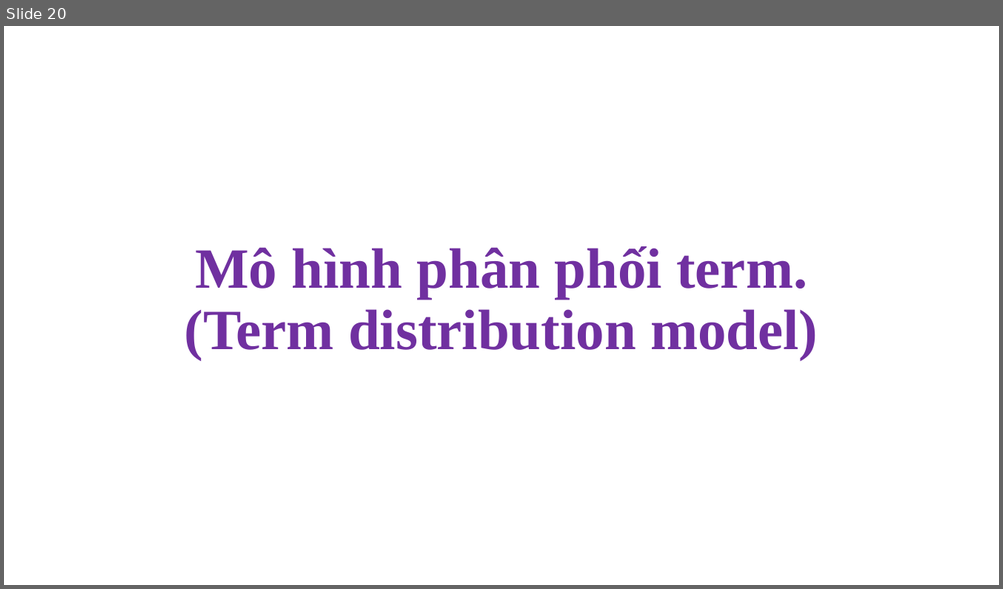
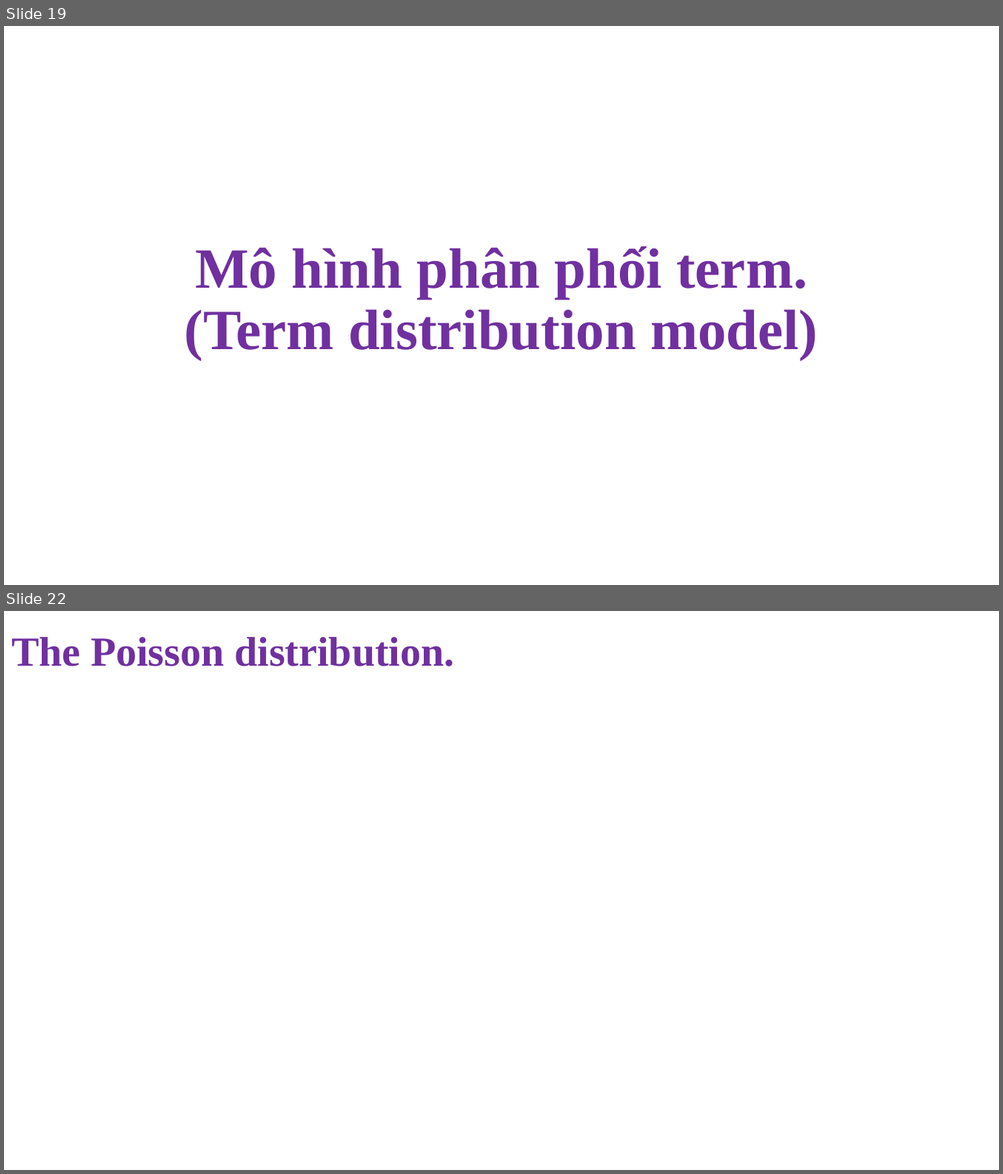
Before and after one commit to NghiLamPhuc/NLP., a slide deck: IR/Presentation1.pptx. Shown one above the other, each under a label of ours: slide 20 before the commit, slides 19 and 22 after it; the slides between them are not shown. The pictures are 1003x589 and 1003x1174 pixels, drawn with LibreOffice and Linux fonts; fonts in the diff are those of the drawing. Boxes give left, top, right and bottom in pixels: in the first picture for what was removed or moved away, otherwise in the second. Text is boxed around its words. In the diff, an @@ line names an element or a change of style, - is before the commit and + after.

```diff
--- a/IR/Presentation1.pptx
+++ b/IR/Presentation1.pptx
@@ slide 22 added at (4,611,999,1170), background #FFFFFF @@
@@ text added at (11,637,455,667), 40 pt, text #7030A0, bold @@
+The Poisson distribution.
@@ what was slide 20 is now slide 19 @@
```
Also in this commit, not shown: 3 slides changed, 10 other slides added, 1 slide removed, 19 other files.
